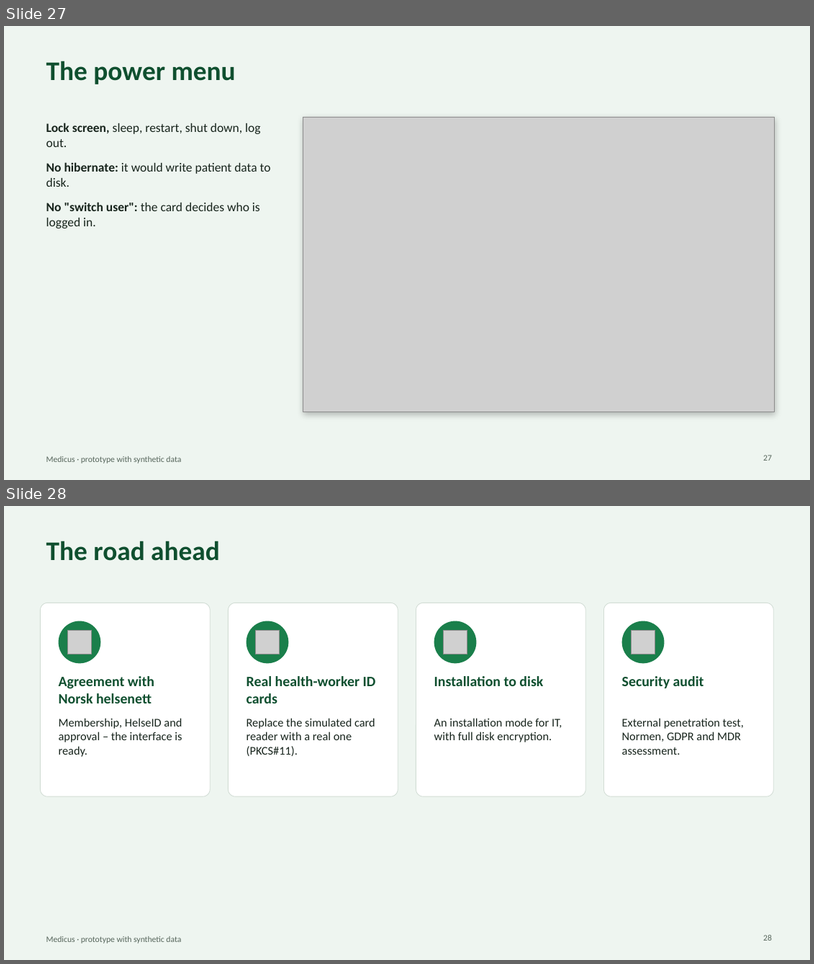
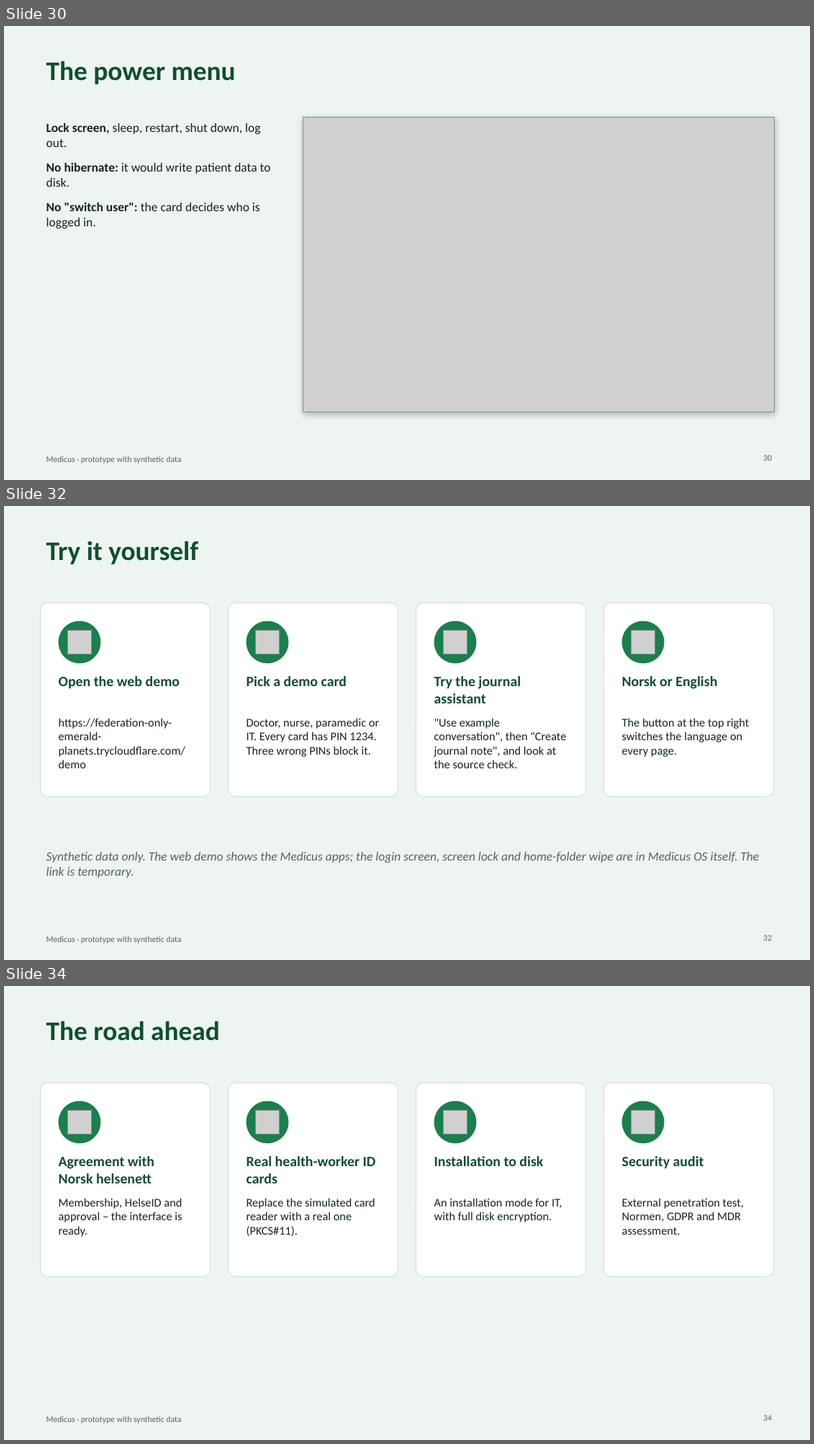
Before and after one commit to MusaMiyamoto/Medicus, a slide deck: docs/Medicus-presentation-en.pptx. Shown one above the other, each under a label of ours: slides 27 and 28 before the commit, slides 30, 32 and 34 after it; the slides between them are not shown. The pictures are 814x964 and 814x1444 pixels, drawn with LibreOffice and Linux fonts; fonts in the diff are those of the drawing; grey boxes stand for pictures. Boxes give left, top, right and bottom in pixels: in the first picture for what was removed or moved away, otherwise in the second. Text is boxed around its words. In the diff, an @@ line names an element or a change of style, - is before the commit and + after.

```diff
--- a/docs/Medicus-presentation-en.pptx
+++ b/docs/Medicus-presentation-en.pptx
@@ slide 32 added at <box>4,506,810,960</box>, background #EEF5F0; not listed: 1 template element that a slide beside it also shows @@
@@ title added at <box>46,541,198,564</box>, 32 pt, text #0F4F2F, bold @@
+Try it yourself
@@ rounded rectangle added at <box>40,602,211,796</box>, fill #FFFFFF, outline #D2DDD5 0.75 pt @@
@@ rounded rectangle added at <box>229,602,399,796</box>, fill #FFFFFF, outline #D2DDD5 0.75 pt @@
@@ rounded rectangle added at <box>417,602,586,796</box>, fill #FFFFFF, outline #D2DDD5 0.75 pt @@
@@ rounded rectangle added at <box>604,602,774,796</box>, fill #FFFFFF, outline #D2DDD5 0.75 pt @@
@@ ellipse added at <box>59,621,100,663</box>, fill #1A7F4B @@
@@ picture added at <box>67,630,92,654</box> @@
@@ ellipse added at <box>247,621,289,663</box>, fill #1A7F4B @@
@@ picture added at <box>256,630,280,654</box> @@
@@ ellipse added at <box>435,621,477,663</box>, fill #1A7F4B @@
@@ picture added at <box>443,630,468,654</box> @@
@@ ellipse added at <box>622,621,665,663</box>, fill #1A7F4B @@
@@ picture added at <box>631,630,656,654</box> @@
@@ text added at <box>59,676,180,688</box>, 17 pt, text #0F4F2F, bold @@
+Open the web demo
@@ text added at <box>247,676,347,686</box>, 17 pt, text #0F4F2F, bold @@
+Pick a demo card
@@ text added at <box>435,676,521,703</box>, 17 pt, text #0F4F2F, bold @@
+Try the journal assistant
@@ text added at <box>622,676,718,689</box>, 17 pt, text #0F4F2F, bold @@
+Norsk or English
@@ text added at <box>59,718,185,768</box>, 14 pt, text #17241C @@
+https://federation-only-emerald-planets.trycloudflare.com/demo
@@ text added at <box>247,718,379,757</box>, 14 pt, text #17241C @@
+Doctor, nurse, paramedic or IT. Every card has PIN 1234. Three wrong PINs block it.
@@ text added at <box>435,718,566,768</box>, 14 pt, text #17241C @@
+"Use example conversation", then "Create journal note", and look at the source check.
@@ text added at <box>622,718,749,757</box>, 14 pt, text #17241C @@
+The button at the top right switches the language on every page.
@@ text added at <box>46,852,759,878</box>, 15 pt, text #56655B, italic @@
+Synthetic data only. The web demo shows the Medicus apps; the login screen, screen lock and home-folder wipe are in Medicus OS itself. The link is temporary.
@@ page number added at <box>764,934,772,940</box>, 10 pt, text #56655B @@
+32
@@ what was slide 27 is now slide 30 @@
@@ page number at <box>764,454,772,460</box>: text changed @@
-27
+30
@@ what was slide 28 is now slide 34 @@
@@ page number at <box>764,1414,772,1420</box>: text changed @@
-28
+34
```
Also in this commit, not shown: 3 slides changed, 5 other slides added, 3 other files.
